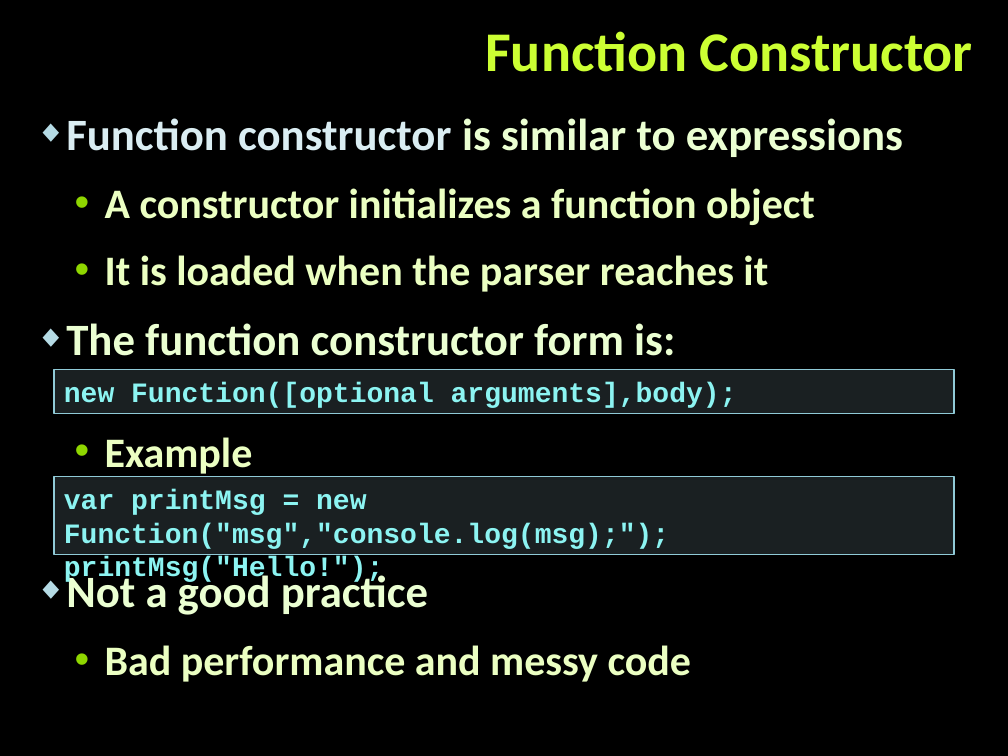
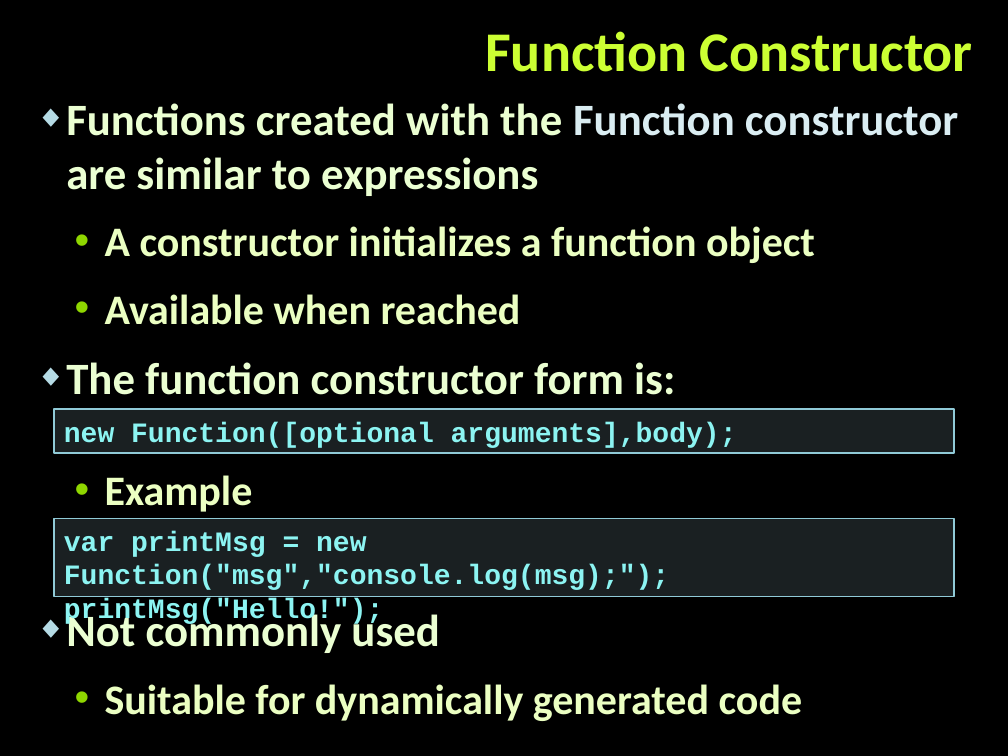
Before and after one commit to tddold/Telerik-Academy, a slide deck: slide 19 of Web Design &UI/4. JS OOP/Presentacions/Functions-and-function-expressions.pptx. Drawn at 1008x756 pixels with LibreOffice and Linux fonts; fonts in the diff are those of the drawing; background and template pictures are left out. Boxes give left, top, right and bottom in pixels: in the first picture for what was removed or moved away, otherwise in the second. Text is boxed around its words. In the diff, an @@ line names an element or a change of style, - is before the commit and + after.

```diff
--- a/Web Design &UI/4. JS OOP/Presentacions/Functions-and-function-expressions.pptx
+++ b/Web Design &UI/4. JS OOP/Presentacions/Functions-and-function-expressions.pptx
@@ text "Functions created with the Function ...": place and size @@
-text "Functions created with the Function ..." at bbox=[66, 118, 903, 682]
+text "Functions created with the Function ..." at bbox=[66, 103, 958, 721]
@@ text at bbox=[66, 103, 958, 196]: text changed @@
-◆ Function constructor is similar to expressions
+◆ Functions created with the Function constructor are similar to expressions
@@ text at bbox=[105, 294, 521, 325]: text changed @@
-  • It is loaded when the parser reaches it
+  • Available when reached
@@ rectangle "new Function([optional arguments],body);": place and size @@
-rectangle "new Function([optional arguments],body);" at bbox=[54, 370, 955, 414]
+rectangle "new Function([optional arguments],body);" at bbox=[54, 409, 955, 454]
@@ rectangle "var printMsg = new Function("msg","console.log(msg);");": place and size @@
-rectangle "var printMsg = new Function("msg","console.log(msg);");" at bbox=[54, 477, 955, 554]
+rectangle "var printMsg = new Function("msg","console.log(msg);");" at bbox=[54, 518, 955, 596]
@@ text at bbox=[66, 609, 803, 721]: text changed @@
-◆ Not a good practice
-  • Bad performance and messy code
+◆ Not commonly used
+  • Suitable for dynamically generated code
```
Also in this commit, not shown: 13 other slides changed, 3 slides added, 36 slides removed, 16 other files.
